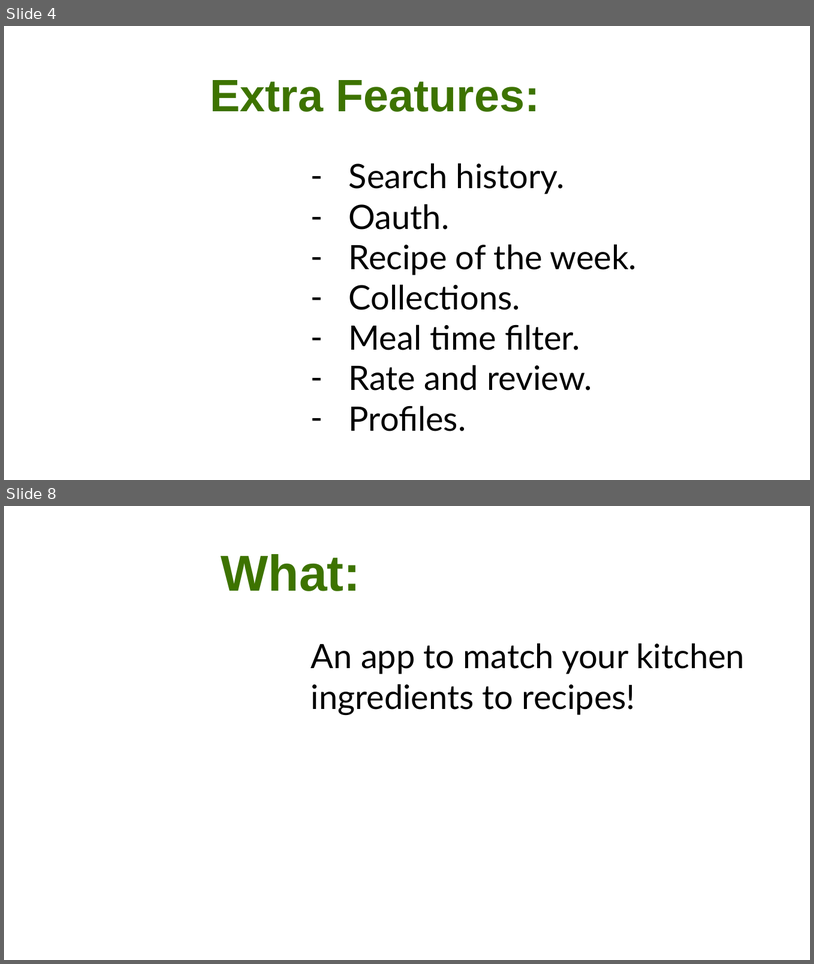
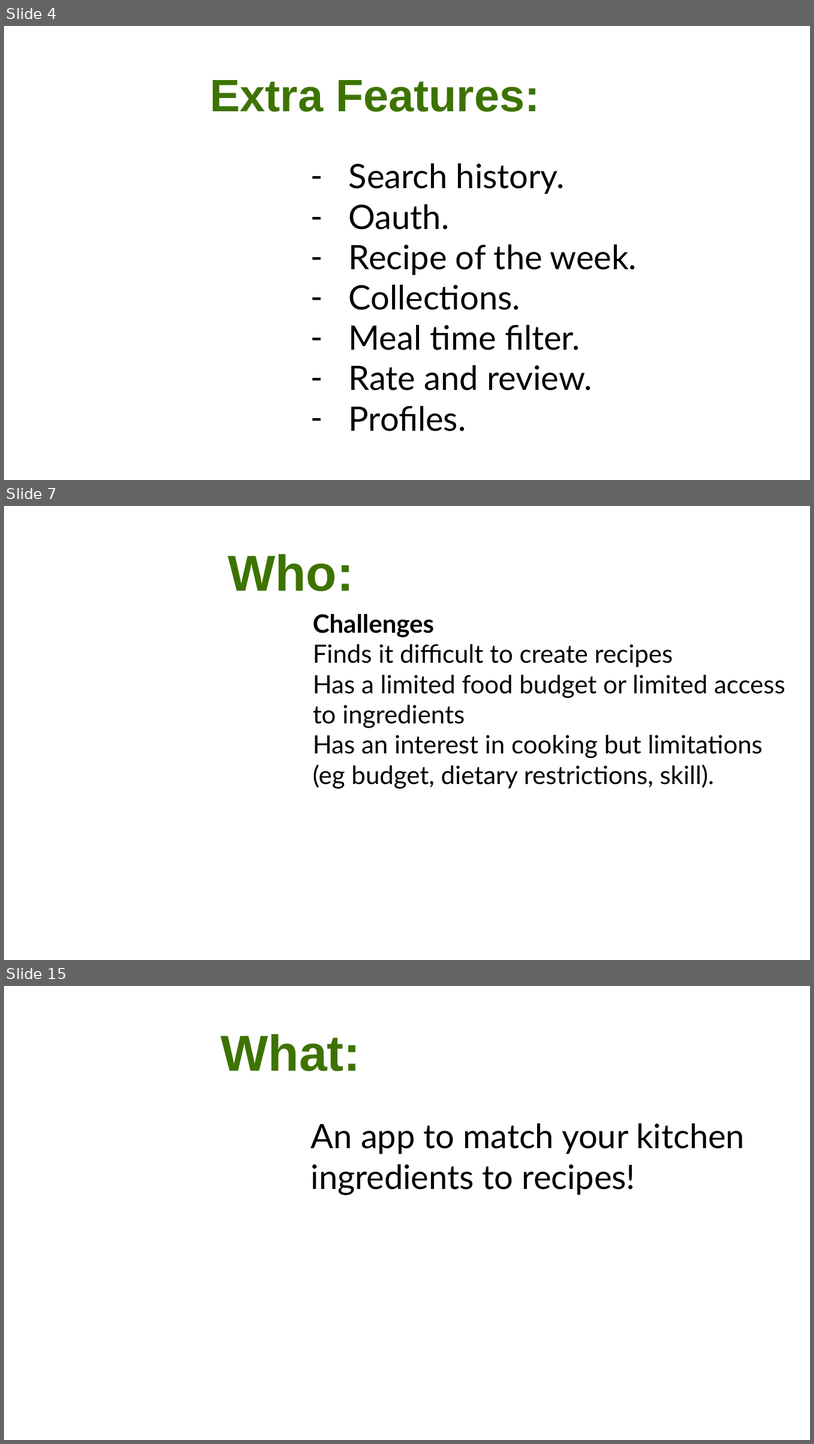
Before and after one commit to CA-MERN/MERN-Part-A-Docs, a slide deck: Presentation1.pptx. Shown one above the other, each under a label of ours: slides 4 and 8 before the commit, slides 4, 7 and 15 after it; the slides between them are not shown. The pictures are 814x964 and 814x1444 pixels, drawn with LibreOffice and Linux fonts; fonts in the diff are those of the drawing; background and template pictures are left out. Boxes give left, top, right and bottom in pixels: in the first picture for what was removed or moved away, otherwise in the second. Text is boxed around its words. In the diff, an @@ line names an element or a change of style, - is before the commit and + after.

```diff
--- a/Presentation1.pptx
+++ b/Presentation1.pptx
@@ slide 7 added at (4,506,810,960), background picture (left out) @@
@@ title added at (228,554,354,591), 60 pt, text #3D7300, bold @@
+Who:
@@ text added at (313,613,786,789), 30 pt, text #000000 @@
+Challenges
+Finds it difficult to create recipes
+Has a limited food budget or limited access
+to ingredients
+Has an interest in cooking but limitations
+(eg budget, dietary restrictions, skill).
@@ what was slide 8 is now slide 15 @@
```
Also in this commit, not shown: 9 other slides added, 3 slides removed, 1 other file.
